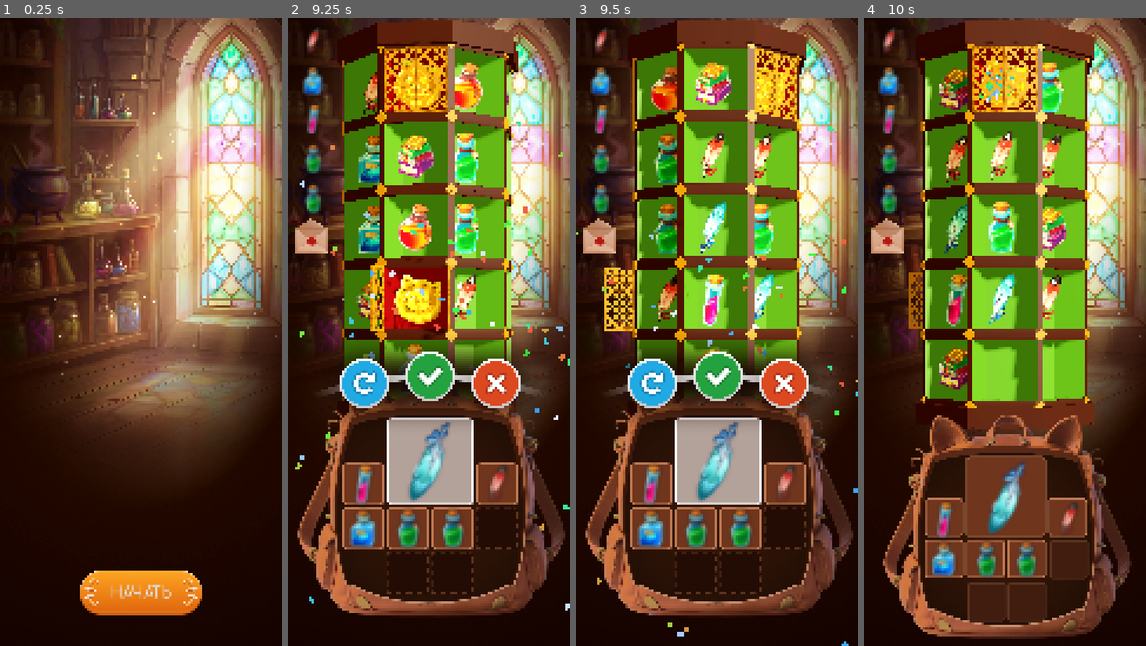
Above: before the commit, frames 1-4 (left to right).
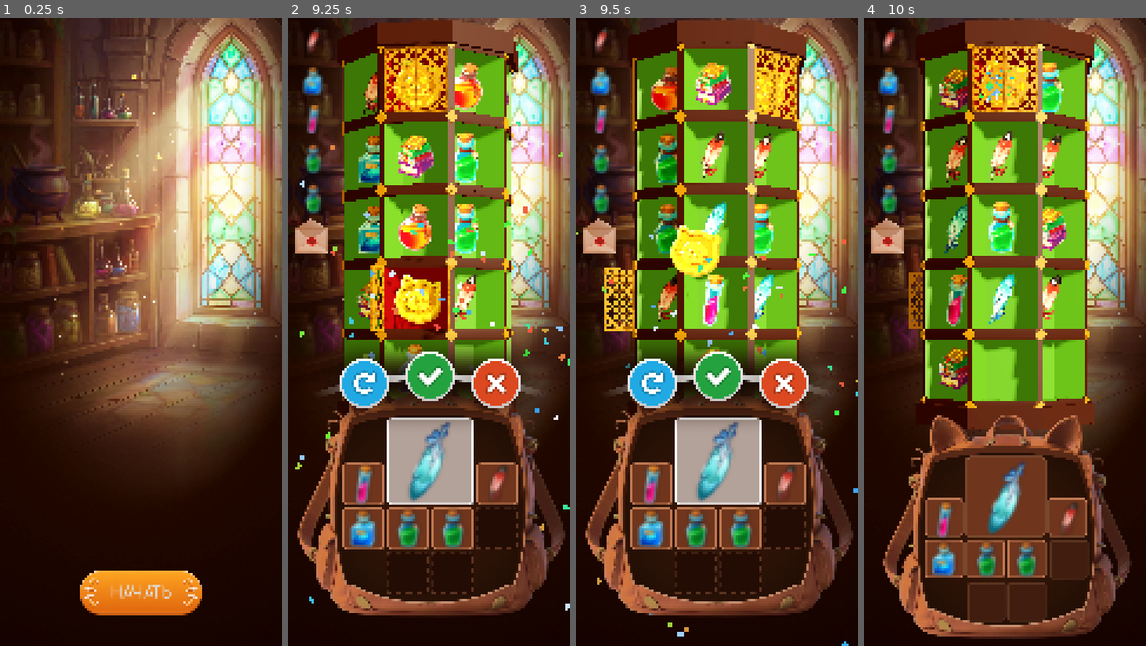
Above: after the commit, the same moments.

Repository: paulkonstantinopolsky-stack/Godot_Vibe_Game
Game: Godot game, scene res://Scenes/Main_Scene.tscn
The game is run twice, just before and just after one commit, with the same random seed, the same clock (stepped at 60 frames per second) and the same inputs.
Inputs (mouse positions are in pixels of both pictures, inside the frame that each line leads up to):
- Up to frame 1 (0.25 s): no input
- Up to frame 2 (9.25 s): click "НАЧАТЬ" at 0.5 s; click "ГОТОВ" at 1.25 s; move the mouse to (491, 300) at 2.02 s; click (491, 300) at 2.17 s; click (530, 482) at 2.75 s; drag from (372, 363) to (414, 457) at 3.52 s; move the mouse to (457, 193) at 4.27 s; click (457, 193) at 4.42 s; drag from (414, 457) to (344, 237) at 5.02 s; click (429, 375) at 5.75 s; click (429, 375) at 6.5 s; click (364, 382) at 7.25 s; click (364, 382) at 8 s; click (364, 382) at 8.75 s
- Up to frame 3 (9.5 s): no input
- Up to frame 4 (10 s): click (1005, 375) at 9.5 s

Frames 1-2 are identical in both runs. In frame 3, 1.1% of the frame differs, in the area x 33-52%, y 33-42%; in frame 4, nothing differs.

Commit message:
Coins Autoclaim

Diff:
--- a/Scenes/coin_3d.gd
+++ b/Scenes/coin_3d.gd
@@ -3,18 +3,16 @@
 var is_collected = false
 var is_unlocked = false
 
-func _ready():
-	if has_node("Area3D"):
-		$Area3D.input_event.connect(_on_input_event)
-
 func unlock():
 	is_unlocked = true
 
-func _on_input_event(_camera, event, _position, _normal, _shape_idx):
-	if event is InputEventMouseButton and event.button_index == MOUSE_BUTTON_LEFT and event.pressed:
-		if is_unlocked and not is_collected:
+	# Небольшая пауза (0.4 сек), чтобы игрок успел насладиться взрывом конфетти
+	# и осознать награду, прежде чем она улетит
+	get_tree().create_timer(0.4).timeout.connect(func():
+		if not is_collected:
 			is_collected = true
-			call_deferred("collect_coin")
+			collect_coin()
+	)
 
 func collect_coin():
 	if not is_inside_tree(): return
